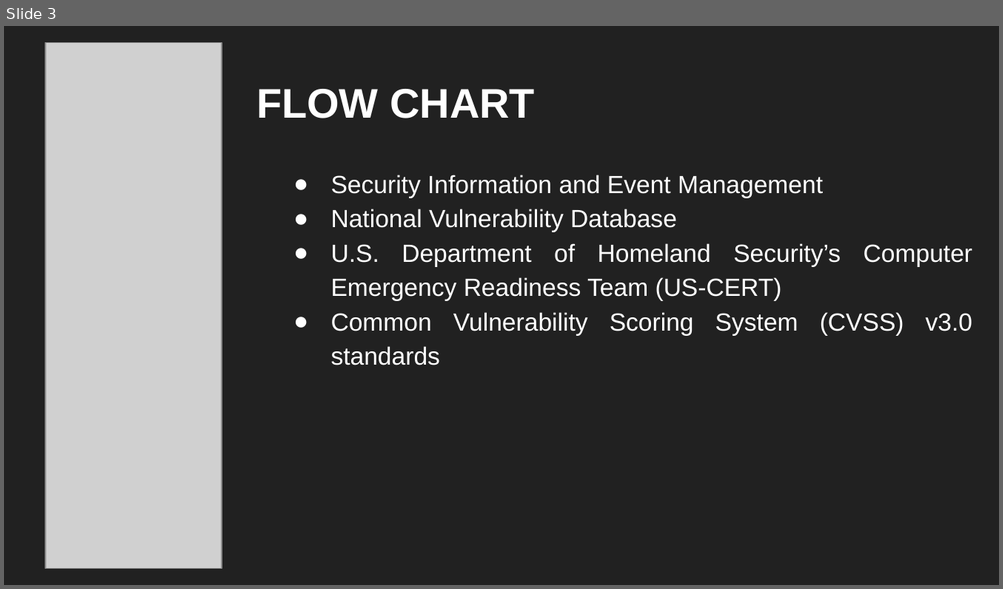
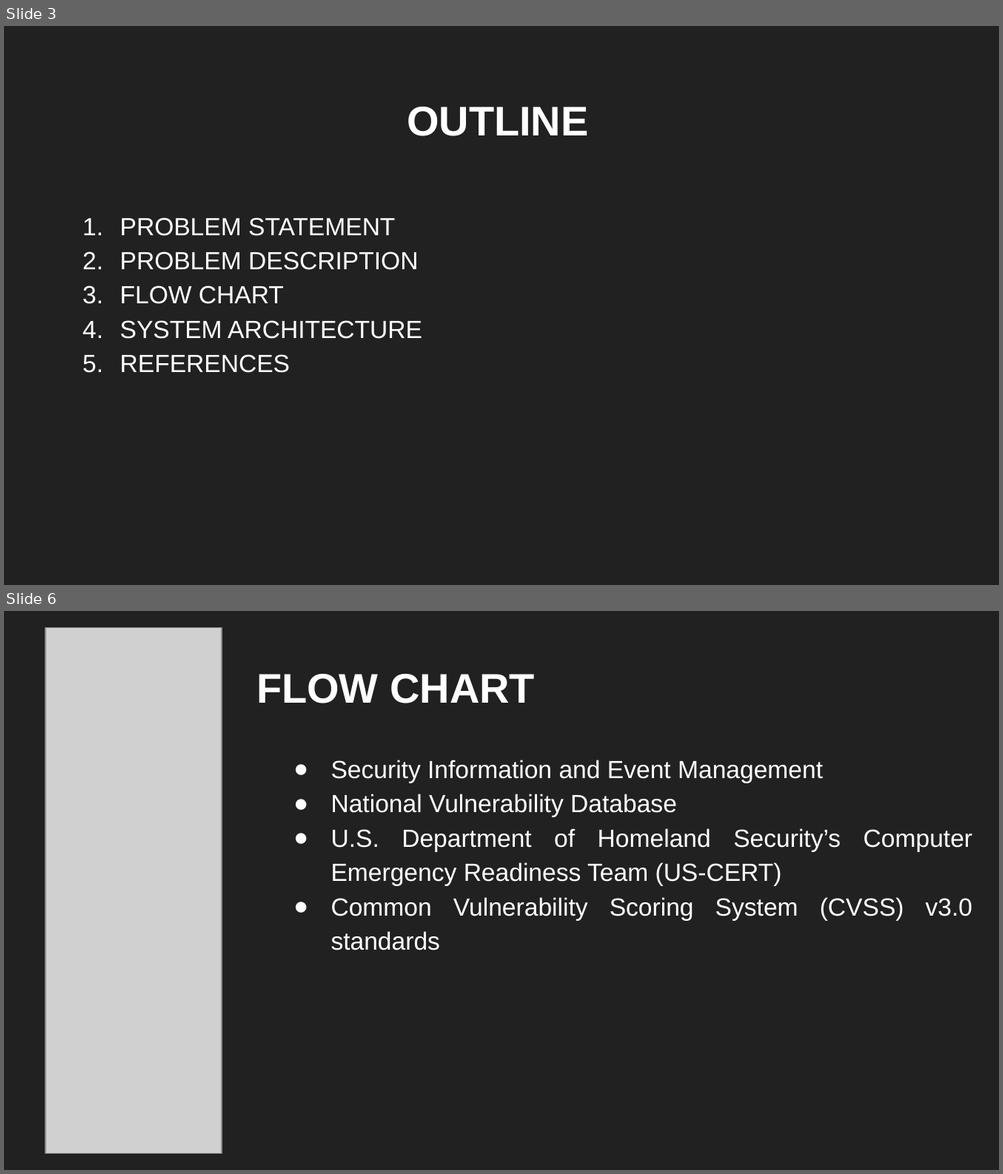
Before and after one commit to sbenstewart/cip-lab, a slide deck: presentation/presentation.pptx. Shown one above the other, each under a label of ours: slide 3 before the commit, slides 3 and 6 after it; the slides between them are not shown. The pictures are 1003x589 and 1003x1174 pixels, drawn with LibreOffice and Linux fonts; fonts in the diff are those of the drawing; grey boxes stand for pictures. Boxes give left, top, right and bottom in pixels: in the first picture for what was removed or moved away, otherwise in the second. Text is boxed around its words. In the diff, an @@ line names an element or a change of style, - is before the commit and + after.

```diff
--- a/presentation/presentation.pptx
+++ b/presentation/presentation.pptx
@@ slide 3 added at [4,26,999,585], background #212121 @@
@@ title added at [407,107,588,136], 30 pt, text #FFFFFF, bold @@
+OUTLINE
@@ subtitle added at [120,218,422,373], 18 pt, text #FFFFFF @@
+1. PROBLEM STATEMENT
+2. PROBLEM DESCRIPTION
+3. FLOW CHART
+4. SYSTEM ARCHITECTURE
+5. REFERENCES
@@ what was slide 3 is now slide 6 @@
```
Also in this commit, not shown: 1 slide changed, 9 other slides added, 1 slide removed, 2 other files.
